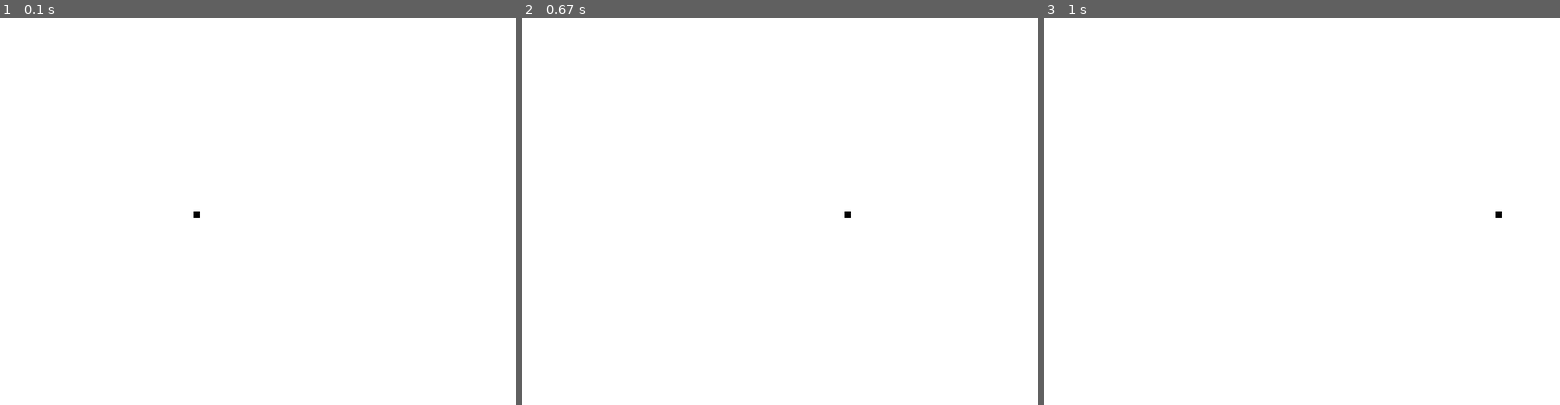
Above: before the commit, frames 1-3 (left to right).
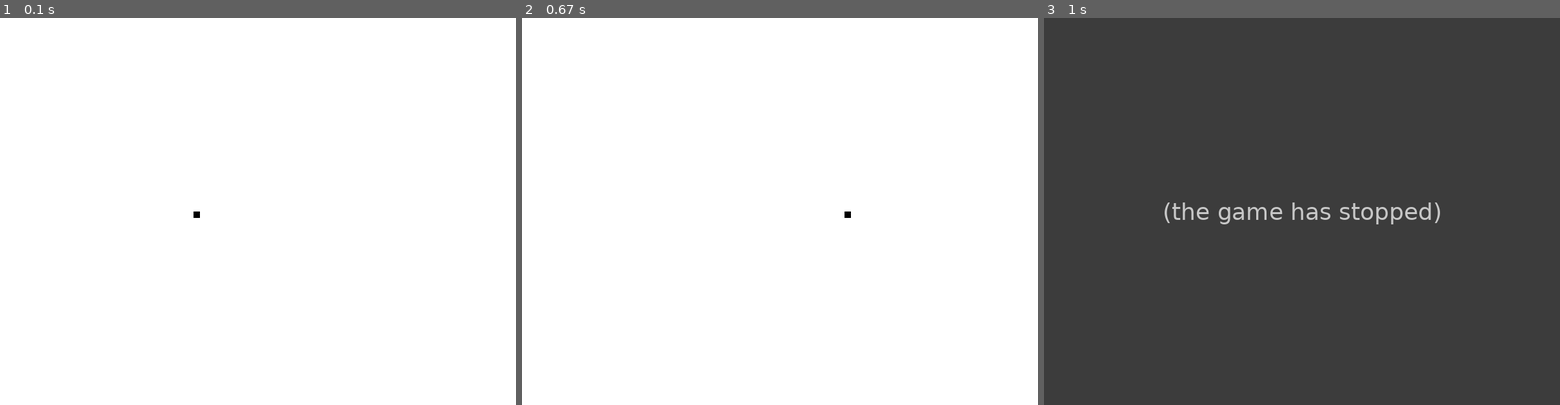
Above: after the commit, the same moments.

Repository: jchen236/pygame_fun
Game: pygame game, started from tutorial_1/framework.py
Two runs of this game, one before a commit and one after it. Both use one fixed random seed, a clock stepped at 60 frames per second and the inputs below.
Inputs:
- Up to frame 1 (0.1 s): no input
- Up to frame 2 (0.67 s): hold Right from 0.33 s (still down)
- Up to frame 3 (1 s): release Right at 0.8 s; hold Up from 0.83 s (still down)

Frames 1-2 are identical in both runs. In frame 3, 100% of the frame differs, in the area x 0-100%, y 0-100%.
After the commit the program exited at 0.85 s; later frames show no game.

Commit message:
Boundaries and y updates as well

Diff:
--- a/tutorial_1/framework.py
+++ b/tutorial_1/framework.py
@@ -10,6 +10,10 @@
 lead_x = 300
 lead_y = 300
 lead_x_change = 0
+lead_y_change = 0
+FPS = 60
+clock = pygame.time.Clock()
+
 GAME_EXIT = False
 
 
@@ -20,13 +24,29 @@
         if event.type == pygame.KEYDOWN:
             if event.key == pygame.K_LEFT:
                 lead_x_change = -10
-            if event.key == pygame.K_RIGHT:
+                lead_y_change = 0
+            elif event.key == pygame.K_RIGHT:
                 lead_x_change = 10
+                lead_y_change = 0
+            elif event.key == pygame.K_UP:
+                lead_y_change = -10
+                lead_x_change = 0
+            elif event.key == pygame.K_DOWN:
+                lead_y_change = 10
+                lead_x_change = 0
+
+        # if event.type == pygame.KEYUP:
+        #     if event.key == pygame.K_LEFT or event.key == pygame.K_RIGHT:
+        #         lead_x_change = 0
+    if lead_x >= 800 or lead_x < 0 or lead_x >= 600 or lead_y < 0:
+        GAME_EXIT = True
     lead_x += lead_x_change
+    lead_y += lead_y_change
 
     gameDisplay.fill(WHITE)
     pygame.draw.rect(gameDisplay, BLACK, [lead_x, lead_y, 10, 10])
     pygame.display.update()
+    clock.tick(FPS)
         #print(event)
 
 pygame.quit()
